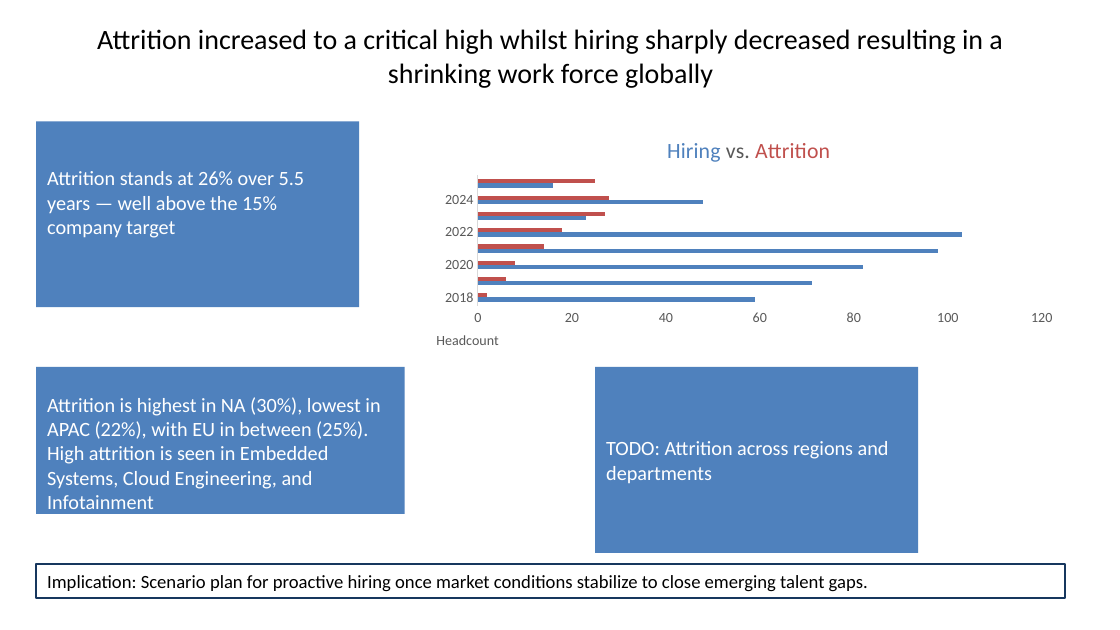
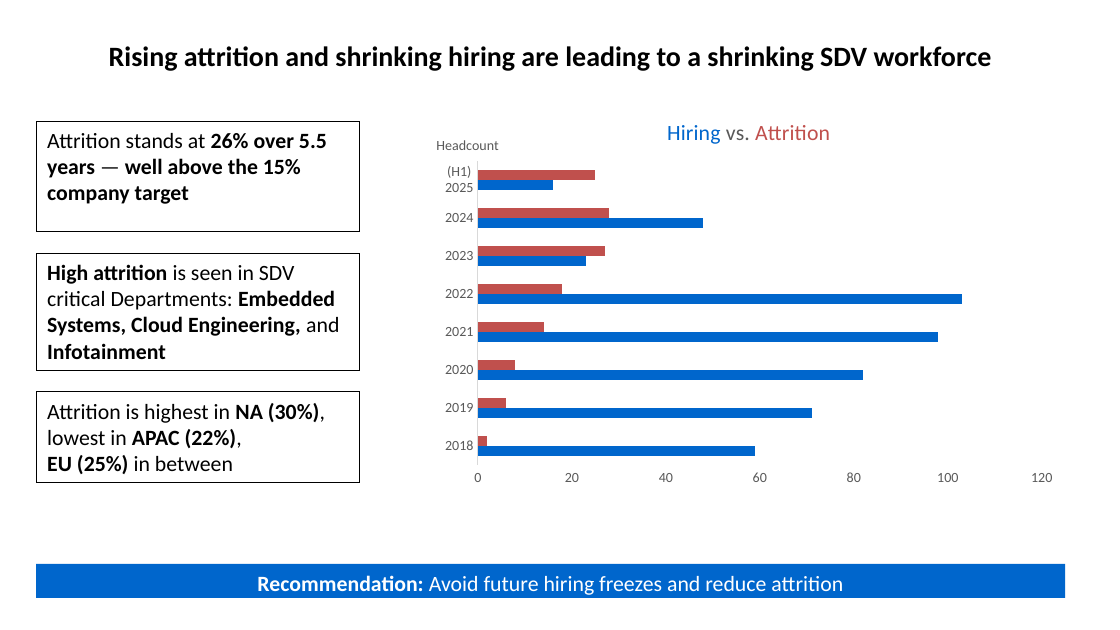
Before and after one commit to sven-friedel/workforce-insights-project, a slide deck: slide 3 of SDV_Talent_Report.pptx. Drawn at 1120x630 pixels with LibreOffice and Linux fonts; fonts in the diff are those of the drawing. Boxes give left, top, right and bottom in pixels: in the first picture for what was removed or moved away, otherwise in the second. Text is boxed around its words. In the diff, an @@ line names an element or a change of style, - is before the commit and + after.

Commit message:
Finalization of SDV Talent Report
updated design and contents of SDV_Talent_Report.pptx

Minor fixes in Dataset

```diff
--- a/SDV_Talent_Report.pptx
+++ b/SDV_Talent_Report.pptx
@@ title at [109, 46, 992, 71]: text changed; bold on @@
-Attrition increased to a critical high whilst hiring sharply decreased resulting in a shrinking work force globally
+Rising attrition and shrinking hiring are leading to a shrinking SDV workforce
@@ bar chart at [432, 100, 1065, 538] @@
-categories: 2018, 2019, 2020, 2021, 2022, 2023, 2024, 2025 (H1)
+categories: 2018, 2019, 2020, 2021, 2022, 2023, 2024, (H1) 2025
@@ colour of Series 1 #4F81BD to #0066CC @@
@@ bar chart: place and size @@
-bar chart at [432, 121, 1065, 374]
+bar chart at [432, 100, 1065, 538]
@@ rectangle "Attrition stands at 26% over ...": place and size @@
-rectangle "Attrition stands at 26% over ..." at [36, 121, 358, 307]
+rectangle "Attrition stands at 26% over ..." at [36, 121, 358, 231]
@@ rectangle "Attrition stands at 26% over ..." at [36, 121, 358, 231]: size 13 to 14 pt, text colour #FFFFFF to #000000; bold on in "26% over 5.5 years well above the ..."; vertical alignment middle to top; fill #4F81BD to none; outline none to #000000 0.75 pt @@
@@ rectangle "High attrition is seen in ..." at [36, 253, 358, 370]: vertical alignment middle to top; fill #4F81BD to none; outline none to #000000 0.75 pt @@
@@ rectangle "High attrition is seen in ...": place and size @@
-rectangle "High attrition is seen in ..." at [595, 367, 917, 553]
+rectangle "High attrition is seen in ..." at [36, 253, 358, 370]
@@ text in rectangle at [47, 264, 339, 359]: text changed; size 13 to 14 pt; text colour #FFFFFF to #000000; bold on @@
-TODO: Attrition across regions and departments
+High attrition is seen in SDV critical Departments: Embedded Systems, Cloud Engineering, and Infotainment
@@ rectangle "Attrition is highest in NA ...": place and size @@
-rectangle "Attrition is highest in NA ..." at [36, 367, 404, 514]
+rectangle "Attrition is highest in NA ..." at [36, 392, 358, 483]
@@ rectangle "Attrition is highest in NA ..." at [36, 392, 358, 483]: vertical alignment middle to top; fill #4F81BD to none; outline none to #000000 0.75 pt @@
@@ text in rectangle at [47, 403, 325, 474]: text changed; size 13 to 14 pt; text colour #FFFFFF to #000000 @@
-Attrition is highest in NA (30%), lowest in APAC (22%), with EU in between (25%).
-High attrition is seen in Embedded Systems, Cloud Engineering, and Infotainment
+Attrition is highest in NA (30%), lowest in APAC (22%),
+EU (25%) in between
@@ rectangle "Recommendation: Avoid future hiring freezes ..." at [36, 564, 1065, 598]: fill none to #0066CC; outline #17375E 1 pt to none @@
@@ text in rectangle at [257, 575, 843, 595]: text changed; size 12 to 14 pt; text colour #000000 to #FFFFFF @@
-Implication: Scenario plan for proactive hiring once market conditions stabilize to close emerging talent gaps.
+Recommendation: Avoid future hiring freezes and reduce attrition
```
Also in this commit, not shown: 3 other slides changed, 2 slides added, 2 slides removed, 1 other file.
